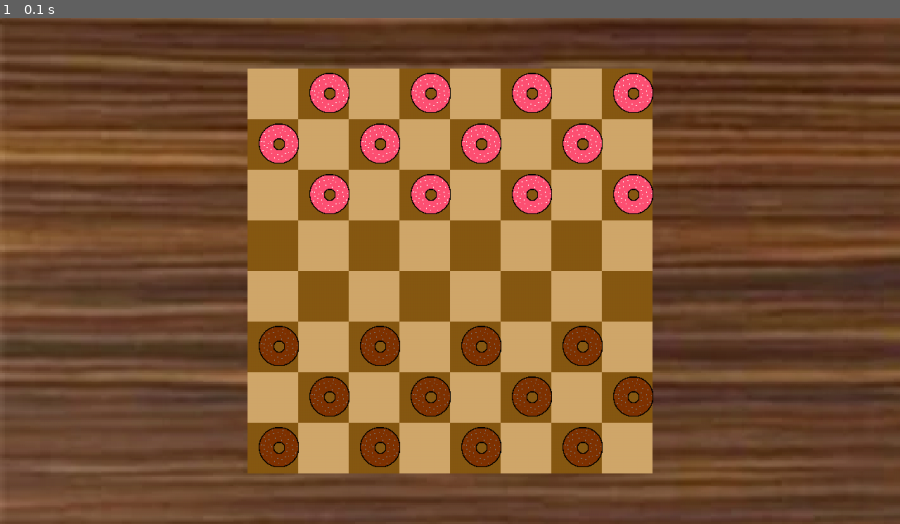
Above: before the commit, frame 1.
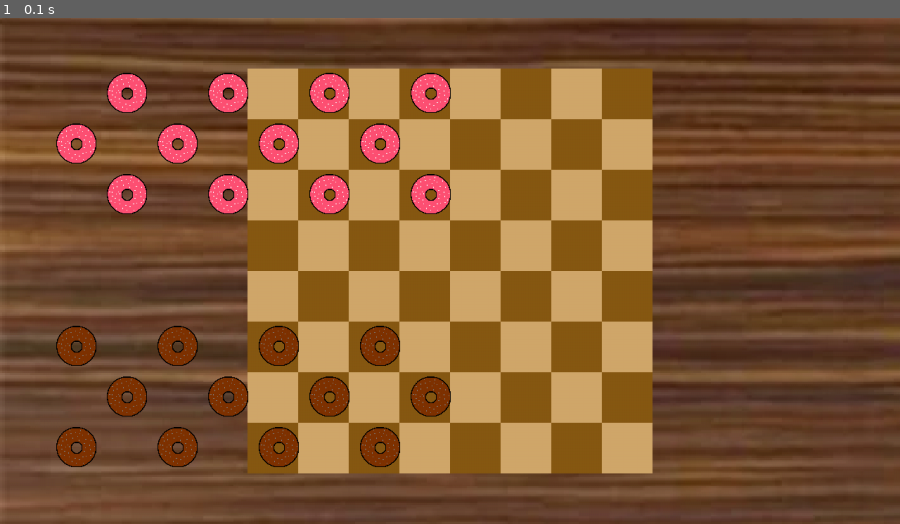
Above: after the commit, the same moment.

Repository: SeriousGuy888/pygame-checkers
Game: pygame game, started from __main__.py
The game is run twice, just before and just after one commit, with the same random seed, the same clock (stepped at 60 frames per second) and the same inputs.
Inputs:
- Up to frame 1 (0.1 s): no input

The runs differ from the first frame. In frame 1, 6.5% of the frame differs, in the area x 6-73%, y 10-89%.

Commit message:
squares are now calculated and placed first

Diff:
--- a/__main__.py
+++ b/__main__.py
@@ -51,13 +51,6 @@
 squares = []
 
 def main():
-    for y in range(1, 4):
-        for x in range(1, 8, 2):
-            pieces.append(piece.Piece(0, x + 4 + (y % 2), y))
-    for y in range(6, 9):
-        for x in range(1, 8, 2):
-            pieces.append(piece.Piece(1, x + 4 + (y % 2), y))
-
     for x in range(1, SQUARE_DIMENSION + 1):
         for y in range(1, SQUARE_DIMENSION + 1):
             if (x + (y % 2)) % 2 == 1:
@@ -66,6 +59,13 @@
                 square_colour = black_square
 
             squares.append(square.Square(square_colour, x, y))
+
+    for x in range(1, 8, 2):
+        for y in range(1, 4):
+            pieces.append(piece.Piece(0, x + (y % 2), y))
+    for x in range(1, 8, 2):
+        for y in range(6, 9):
+            pieces.append(piece.Piece(1, x + (y % 2), y))
 main()
 
 while RUNNING:
